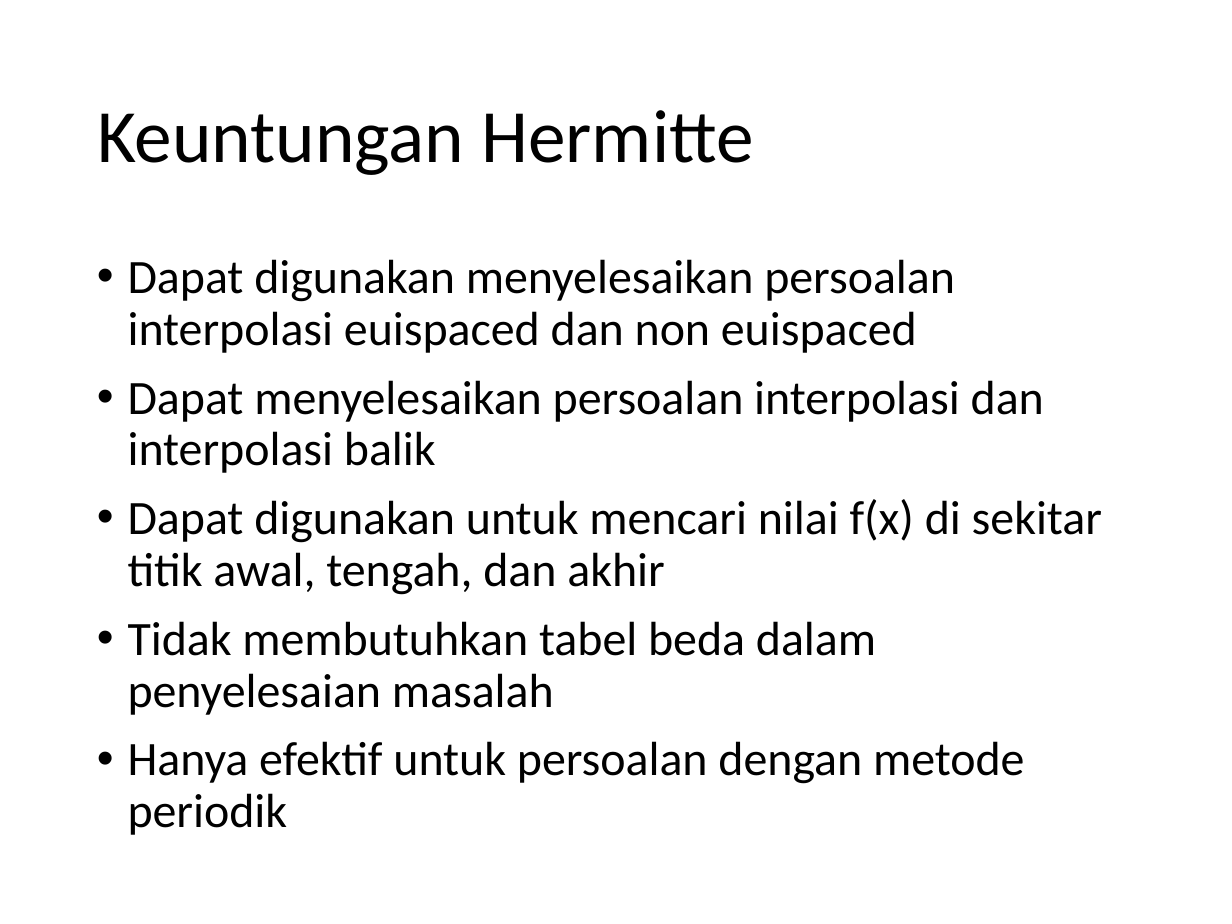
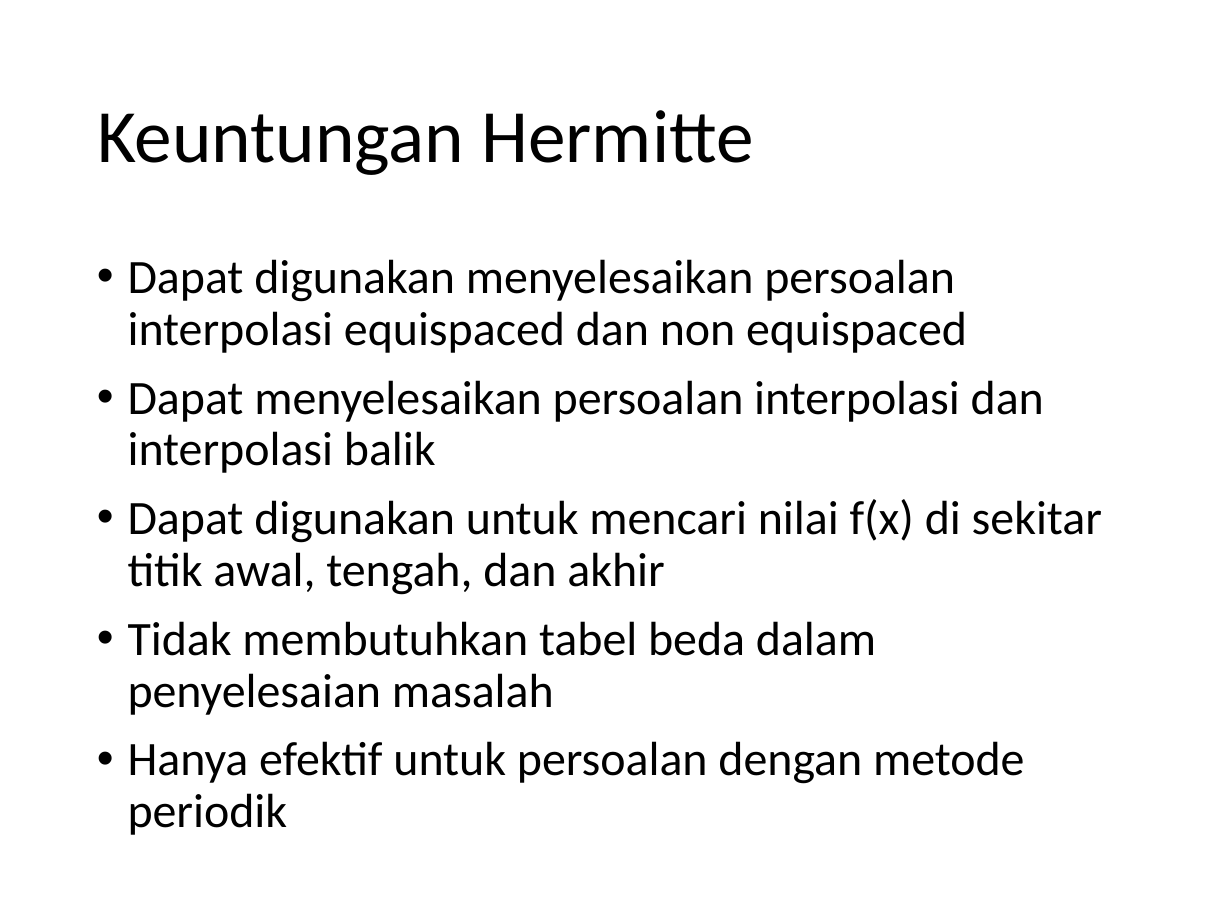
Before and after one commit to miftanurfarid/EL1211_metode_numerik_dan_teknik_komputasi, a slide deck: slide 38 of slides/EL 1211 06 - Interpolasi.ppt. Drawn at 1232x924 pixels with LibreOffice and Linux fonts; fonts in the diff are those of the drawing. Boxes give left, top, right and bottom in pixels: in the first picture for what was removed or moved away, otherwise in the second. Text is boxed around its words. In the diff, an @@ line names an element or a change of style, - is before the commit and + after.

Commit message:
update slides

```diff
--- a/slides/EL 1211 06 - Interpolasi.ppt
+++ b/slides/EL 1211 06 - Interpolasi.ppt
@@ text at <box>128,259,967,353</box>: text changed @@
-• Dapat digunakan menyelesaikan persoalan interpolasi euispaced dan non euispaced
+• Dapat digunakan menyelesaikan persoalan interpolasi equispaced dan non equispaced
```
Also in this commit, not shown: 7 other slides changed, 1 other file.
